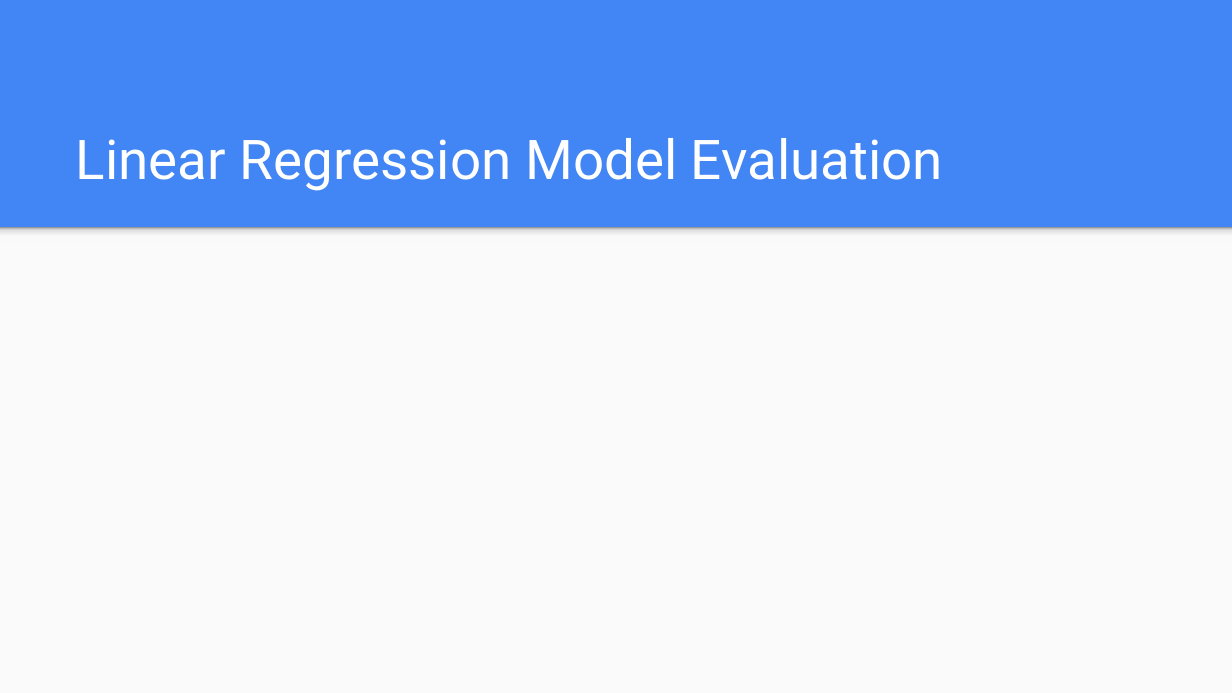
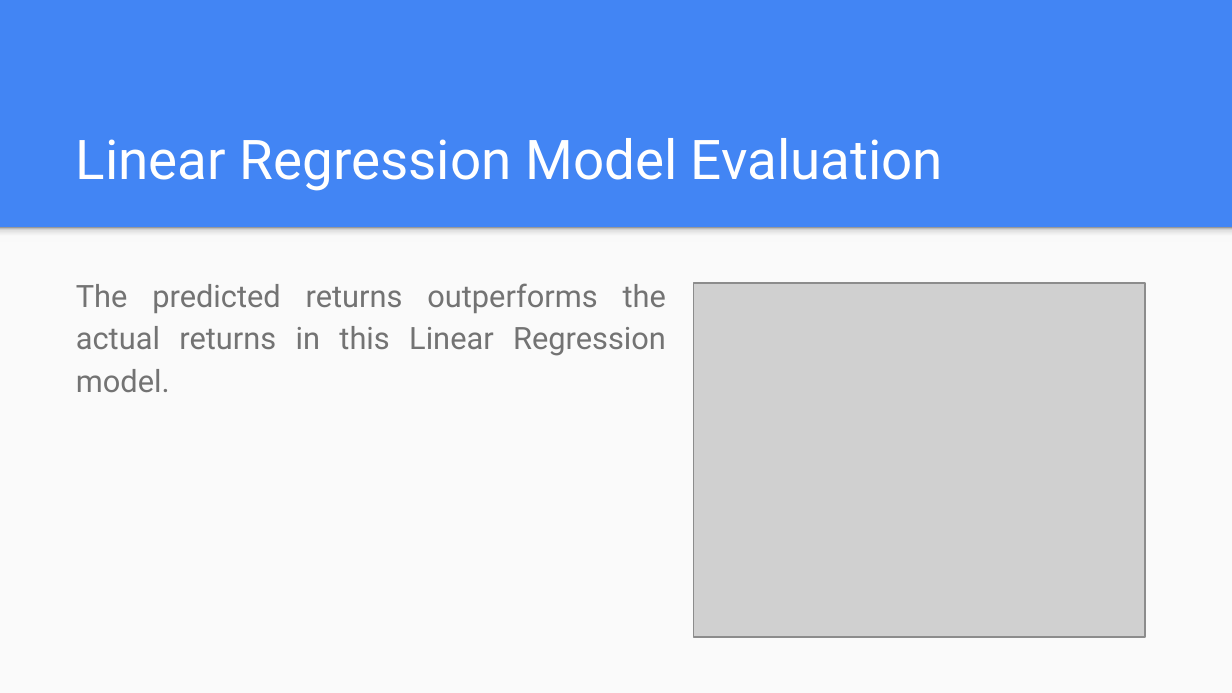
Before and after one commit to dukewoods/Project2_Trading_Algorithm, a slide deck: slide 8 of Resources/Project2.pptx. Drawn at 1232x693 pixels with LibreOffice and Linux fonts; fonts in the diff are those of the drawing; grey boxes stand for pictures. Boxes give left, top, right and bottom in pixels: in the first picture for what was removed or moved away, otherwise in the second. Text is boxed around its words. In the diff, an @@ line names an element or a change of style, - is before the commit and + after.

```diff
--- a/Resources/Project2.pptx
+++ b/Resources/Project2.pptx
@@ text added at bbox=[76, 283, 666, 392], 18 pt, text #737373 @@
+The predicted returns outperforms the actual returns in this Linear Regression model.
@@ picture added at bbox=[694, 283, 1145, 637] @@
```
Also in this commit, not shown: 5 other slides changed, 1 slide removed.
